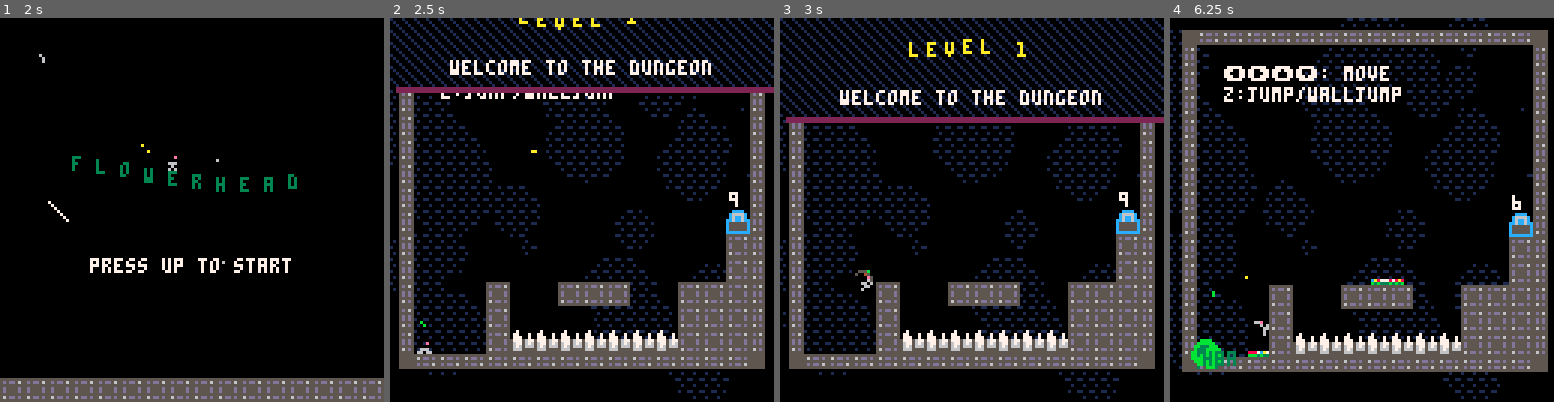
Above: before the commit, frames 1-4 (left to right).
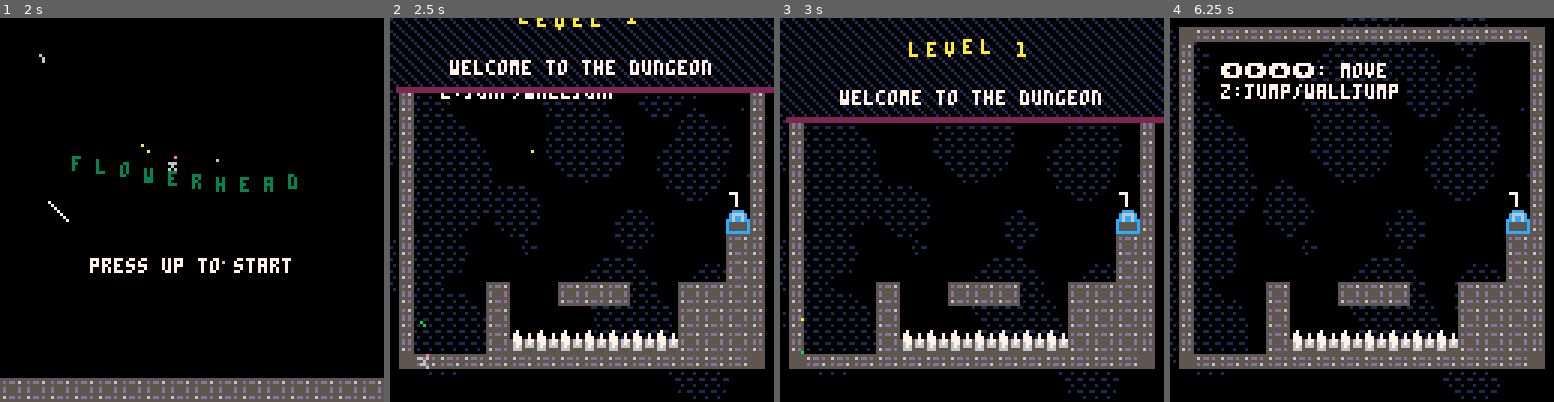
Above: after the commit, the same moments.

Repository: charlietran/flowerhead
Game: PICO-8 cartridge flowerhead.p8
The game is run twice, just before and just after one commit, with the same random seed, the same clock (stepped at 60 frames per second) and the same inputs.
Inputs:
- Up to frame 1 (2 s): tap X (X key) at 0.33, 1.07, 1.85 s; tap O (Z key) at 0.7, 1.7 s; hold Right from 1.6 s (still down)
- Up to frame 2 (2.5 s): release Right at 2.1 s; tap O (Z key) at 2.1 s; hold Up 2.15-2.42 s; hold Right from 2.47 s (still down)
- Up to frame 3 (3 s): keep holding Right; tap O (Z key) at 2.5, 2.9 s; tap X (X key) at 2.97 s
- Up to frame 4 (6.25 s): release Right at 3.03 s; hold Left 3.08-3.58 s; tap O (Z key) every 0.4 s from 3.3 to 6.1 s; hold Right 4.02-4.68 s; tap X (X key) at 4.08, 5.2 s; hold Up 4.73-5.03 s; hold Left 5.08-5.68 s; hold Right from 6.08 s (still down)

Frame 1 is identical in both runs. In frame 2, 0.1% of the frame differs, in the area x 7-90%, y 34-92%; in frame 3, 0.1%; in frame 4, 18%, in the area x 2-99%, y 2-93%.

Commit message:
Refactor door setup and planting check. Use sprite flags
* Start using sprite flags instead of tile numbers for collision property checks

* Track just the number of tiles planted, rather than number of grasses planted

* Consider a tile planted if it has at least 6 grasses (avoid annoying missing pixels)

* A bomb should dud when it hits an already-planted tile

* Rename level's x1/y1/x2/y2 to sx1,sy1 etc for consistency

* Refactor is_plantable method to accept cell coordinates, and into it move the above_tile check

* collide() now returns the collision's cx and cy, to help with using is_plantable in the bomb collide_callback

* Add is_exit, and start using flag 3 for indicating that a sprite is an open or closed door

Diff:
--- a/flowerhead.p8
+++ b/flowerhead.p8
@@ -243,8 +243,8 @@
   -- from the top-left block
   -- x/y = pixel coords
   -- cx/cy = map cell coords
-  lvl.x1=cx1*8
-  lvl.y1=cy1*8
+  lvl.sx1=cx1*8
+  lvl.sy1=cy1*8
 
   lvl.plantable=0
   lvl.planted=0
@@ -256,7 +256,7 @@
   for cx2=cx1,127 do
     if mget(cx2,cy1)==9 then
       lvl.cx2=cx2
-      lvl.x2=cx2*8+8
+      lvl.sx2=cx2*8+8
       break
     end
   end
@@ -264,27 +264,27 @@
   for cy2=cy1,63 do
     if mget(cx1,cy2)==7 then
       lvl.cy2=cy2
-      lvl.y2=cy2*8+8
+      lvl.sy2=cy2*8+8
       break
     end
   end
 
-  for y=cy1,lvl.cy2 do
-    for x=cx1,lvl.cx2 do
-      local t=mget(x,y)
-      local at=mget(x,y-1)
-      -- if a static block or floor block, add to plantable
-      if t==1 or t==3 then
-        if not is_wall(at) and at~=35 and at~=36 and not is_spike(at) then
-          lvl.plantable+=8
-        end
+  for cy=cy1,lvl.cy2 do
+    for cx=cx1,lvl.cx2 do
+      -- check for plantable tiles and set the level's plantable count
+
+      if is_plantable(cx,cy) then
+        lvl.plantable+=1
       end
 
-      -- if door, set door location
-      if t==35 or t==36 then
-        lvl.doorx=x
-        lvl.doory=y
-        lvl.dooropen=t==36
+      -- if door found, set level's door location
+      local tile=mget(cx,cy)
+      if tile==35 or tile==36 then
+        lvl.door_cx=cx
+        lvl.door_cy=cy
+        lvl.door_sx=cx*8
+        lvl.door_sy=cy*8
+        lvl.dooropen=tile==36
       end
     end
   end
@@ -296,8 +296,8 @@
 function levels.set_spawn(lvl)
 	-- find start sprite (#64) and
 	-- set initial x/y position
-	for i=lvl.x1/8,lvl.x2/8 do
-		for j=lvl.y1/8,lvl.y2/8 do
+	for i=lvl.cx1,lvl.cx2 do
+		for j=lvl.cy1,lvl.cy2 do
 			if mget(i,j)==64 then
 				lvl.spawnx=i*8+3
 				lvl.spawny=j*8
@@ -305,44 +305,35 @@
 				break
 			end
 		end
-		if player.x then break end
+		if lvl.spawnx then break end
 	end
 end
 
 function levels:update()
 	local c=self.current
 
-  c.percent_complete=round((levels.current.planted / levels.current.plantable)*100,2)
-
-	if not c.dooropen and not c.exited and c.planted/c.plantable>=1 then
-    c.dooropen=true
-    sfx(0)
-    mset(c.doorx,c.doory,36)
-    add(deferred_draws,self:make_draw_open_door())
-	end
+  if not c.dooropen and not c.exited and c.planted>=c.plantable then
+    self:open_door()
+  end
 end
 
 function levels:draw()
-  local x,y=self.current.doorx*8,self.current.doory*8
-
-  if self.current.exited then
-    map(
-      levels.current.doorx,levels.current.doory,
-      x,y,
-      1,1)
+  local c=self.current
+
+  -- if exited, only draw the door at its screen location
+  if c.exited then
+    map(c.door_cx,c.door_cy,c.door_sx,c.door_sy,1,1)
   else
-    map(
-      self.current.cx1,self.current.cy1,
-      self.current.x1,self.current.y1,
-      self.current.cx2-self.current.cx1+1,
-      self.current.cy2-self.current.cy1+1)
-  end
-
-  if not self.current.dooropen then
-    print(
-      ceil((self.current.plantable-self.current.planted)/8),
-      x+1,y-6, 7
-    )
+  -- otherwise, draw the whole current level
+    map(c.cx1,c.cy1, -- cell coords of level origin
+        c.sx1,c.sy1, -- screen coords of level origin
+        c.cx2-c.cx1+1,
+        c.cy2-c.cy1+1)
+  end
+
+  -- draw plant remainder above a locked exit
+  if not c.dooropen then
+    print(c.plantable-c.planted,c.door_sx+1,c.door_sy-6,7)
   end
 end
 
@@ -1123,11 +1114,15 @@
 		y2+=d
 	end
 
+  local coll={axis=a}
+
 	-- query our 2 points to see
 	-- what tile types they're in
-	local tile1=mget(x1/8,y1/8)
-	local tile2=mget(x2/8,y2/8)
-
+  local cx1,cy1,cx2,cy2=flr(x1/8),flr(y1/8),flr(x2/8),flr(y2/8)
+	local tile1=mget(cx1,cy1)
+	local tile2=mget(cx2,cy2)
+
+  -- start the exit timer when player touches door
   if not levels.current.exited and e.is_player and (is_open_exit(tile1) or is_open_exit(tile2)) then
     e.exit_timer+=1
   end
@@ -1140,38 +1135,55 @@
 	-- want to know if our near
 	-- corner will be in a wall
 	if nearonly and is_wall(tile1) and (tile1!=2 or y1%8<4) then
-		return {axis=a}
-	end
-
-	--if not nearonly, check if
-	--either corner will hit a wall
-	if not nearonly and (is_wall(tile1) or is_wall(tile2)) then
-		return {axis=a}
-	end
-
-	--now check if we will hit any
-	--moving platforms
-
-	-- no hits detected
-	return false
-end
+    coll.tile,coll.cx,coll.cy=tile1,cx1,cy1
+	elseif not nearonly then
+    --if not nearonly, check if
+    --either corner will hit a wall
+    if is_wall(tile1) then
+      coll.tile,coll.cx,coll.cy=tile1,cx1,cy1
+    elseif is_wall(tile2) then
+      coll.tile,coll.cx,coll.cy=tile2,cx2,cy2
+    end
+	end
+
+  if coll.tile then
+    return coll
+  else
+    return false
+  end
+end
+
+-- sprite flags:
+-- 0: collidable wall
+-- 1: plantable
+-- 2: open exit
+-- 3: is exit (open or closed)
 
 function is_wall(tile)
- --we know our tile sprites
- --our stored in slots 1-10
- return tile>=1 and tile<=15
+  return fget(tile,0)
 end
 
 function is_spike(tile)
 	return tile==48
 end
 
-function is_closed_exit(tile)
-	return tile==35
+function is_exit(tile)
+  return fget(tile,3)
 end
 
 function is_open_exit(tile)
-  return tile>=36 and tile<=40
+  return fget(tile,2)
+end
+
+-- a tile is plantable if it has flag 1 set
+-- and the tile above it is not a wall, exit or spike
+function is_plantable(cx,cy)
+  local tile=mget(cx,cy)
+  local above_tile=mget(cx,cy-1)
+  return fget(tile,1) and
+          not is_wall(above_tile) and
+          not is_spike(above_tile) and
+          not is_exit(above_tile)
 end
 
 --effects-----------------------
@@ -1247,37 +1259,42 @@
 	grasses.map[y]=grasses.map[y] or {}
 
 	-- return if grass already at x
-	if(grasses.map[y][x]) return
-
-	local tile1,tile2=mget(cx,cy),mget(cx,cy+1)
-
-	if(not is_plantable(tile1,tile2)) return
-
-	-- insert one of four possible
-	-- flower types
-	levels.current.planted+=1
+	if grasses.map[y][x] then return end
+  -- return if the tile below is not plantable
+	if not is_plantable(cx,cy+1) then return end
+
+	-- insert one of four possible flower types
 	grasses.map[y][x]=flr(rnd(4))
-	grasses.updatetile(cx,cy+1)
-end
-
-function grasses.updatetile(cx,cy)
+	grasses.update_tile(cx,cy+1)
+end
+
+-- updates the count of grasses planted within a tile
+-- if the tile is fully planted, mark it as such and
+-- increase the current level's planted count
+function grasses.update_tile(cx,cy)
+  -- initialize the grass tile if necessary
   grasses.tiles[cy]=grasses.tiles[cy] or {}
   grasses.tiles[cy][cx]=grasses.tiles[cy][cx] or 0
+
+  -- return if this tile is already fully planted
+  if grasses.tiles[cy][cx]==8 then return end
+
   grasses.tiles[cy][cx]+=1
-  if grasses.tiles[cy][cx]==8 then
+
+  -- if a tile has at least 6 (out of 8) grasses planted,
+  -- mark it as fully planted
+  if grasses.tiles[cy][cx]>=6 then
+    grasses.tiles[cy][cx]=8
+    levels.current.planted+=1
+
+    -- draw the tile differently now that it is planted
+    -- the sprite sheet is arbitrarily set up so that
+    -- the planted version of a tile is 9 sprites
+    -- to the right
     ot=mget(cx,cy)
     mset(cx,cy,ot+9)
   end
 end
-
-function is_plantable(tile1,tile2)
-	return is_wall(tile2)
-          and not is_spike(tile1)
-          and not is_closed_exit(tile1)
-          and not is_open_exit(tile1)
-          and not is_wall(tile1)
-end
-
 
 --flower bombs------------------
 --------------------------------
@@ -1295,17 +1312,21 @@
 end
 
 function bomb_class:collide_callback(collision)
-	-- when a bomb x-collides with wall, bounce back
-	if collision.axis=='x' then
-		self.vx=-self.vx/4
-	-- only explode when a bomb hits the floor
-	elseif collision.axis=='y' then
-		if self.vy>0 then
-			self:explode()
-		else
-			self.vy=0
-		end
-	end
+  -- when a bomb x-collides with wall, bounce back
+  if collision.axis=='x' then
+    self.vx=-self.vx/4
+    -- only explode when a bomb hits the floor
+  elseif collision.axis=='y' then
+    if self.vy>0 then
+      if not is_plantable(collision.cx,collision.cy) then
+        self:dud()
+      else
+        self:explode()
+      end
+    else
+      self.vy=0
+    end
+  end
 end
 
 function bomb_class:hit_spike()
@@ -1314,7 +1335,7 @@
 
 function bomb_class:dud()
 	explosions.add(self.x,self.y+2,2)
-  sfx(41,-1,1)
+  sfx(41,3,1)
   del(bombs.list,self)
 end
 
@@ -1332,8 +1353,8 @@
         draw=function() print(laff.t,laff.x+cos(t()),laff.y,3) end
     })
   end
-	sfx(40)
-	sfx(41)
+	sfx(40,-1)
+	sfx(41,-1)
 	cam:shake(6,1)
 	del(bombs.list,self)
 end
@@ -1551,8 +1572,8 @@
 	-- clamp the camera offset to
 	-- be within the bounds of our
 	-- current.level
-	self.x=mid(self.x,levels.current.x1+64,levels.current.x2-64)
-	self.y=mid(self.y,levels.current.y1+64,levels.current.y2-64)
+	self.x=mid(self.x,levels.current.sx1+64,levels.current.sx2-64)
+	self.y=mid(self.y,levels.current.sy1+64,levels.current.sy2-64)
 end
 
 -- returns coordinates to be
